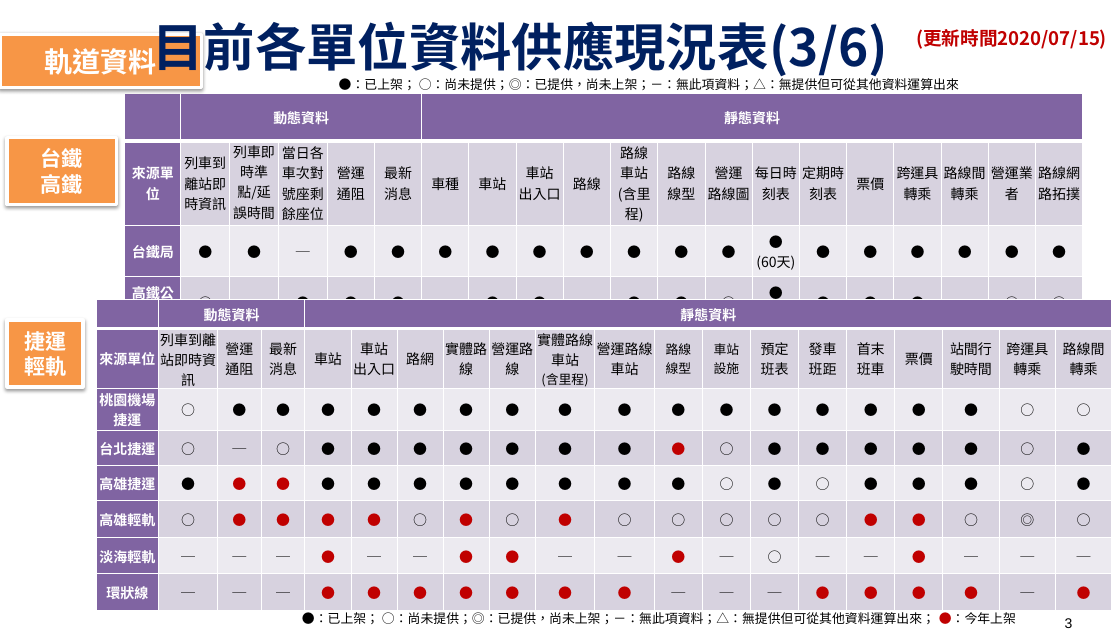
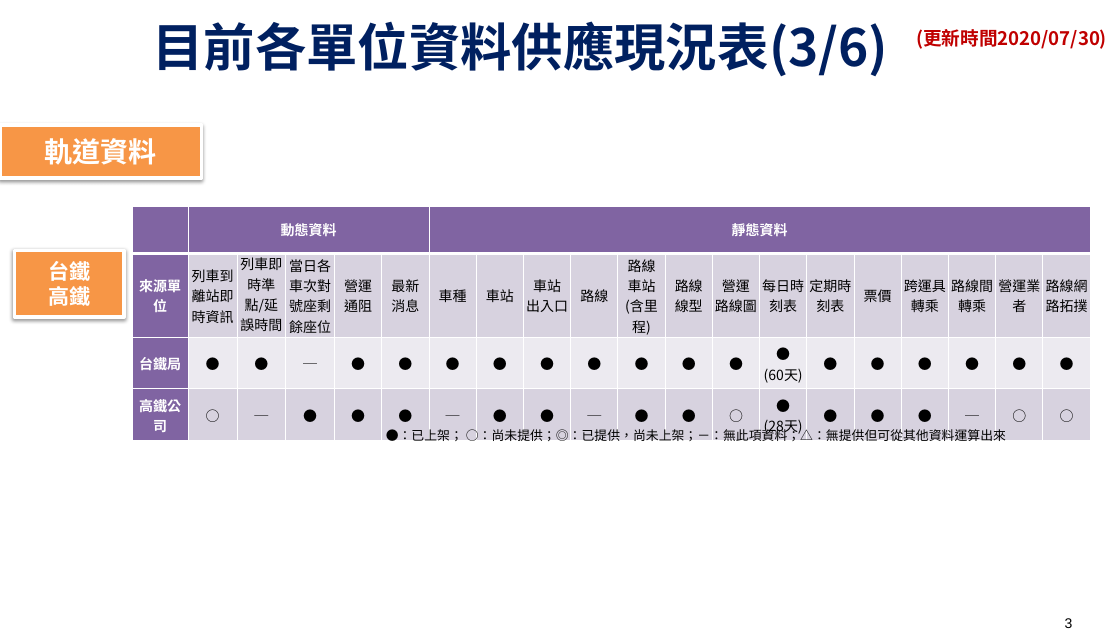
Before and after one commit to ptxmotc/data-provide-status, a slide deck: slide 3 of 各單位資料供應現況表.pptx. Drawn at 1120x630 pixels with LibreOffice and Linux fonts; fonts in the diff are those of the drawing; background and template pictures are left out. Boxes give left, top, right and bottom in pixels: in the first picture for what was removed or moved away, otherwise in the second. Text is boxed around its words. In the diff, an @@ line names an element or a change of style, - is before the commit and + after.

Commit message:
Add files via upload
北捷貓纜資料上架

```diff
--- a/各單位資料供應現況表.pptx
+++ b/各單位資料供應現況表.pptx
@@ text at [916, 29, 1107, 49]: text changed @@
-(更新時間2020/07/15)
+(更新時間2020/07/30)
@@ rectangle "軌道資料": place and size @@
-rectangle "軌道資料" at [0, 34, 202, 87]
+rectangle "軌道資料" at [0, 125, 202, 178]
@@ table: place and size @@
-table at [125, 93, 1081, 370]
+table at [132, 206, 1087, 439]
@@ rectangle "台鐵": place and size @@
-rectangle "台鐵" at [7, 138, 116, 205]
+rectangle "台鐵" at [14, 250, 124, 318]
@@ table removed at [96, 299, 1111, 611], 8 rows, 20 columns @@
- | 動態資料 |  |  | 靜態資料 |  |  |  |  |  |  |  |  |  |  |  |  |  |  | 
-來源單位 | 列車到離站即時資訊 | 營運 / 通阻 | 最新 / 消息 | 車站 | 車站 / 出入口 | 路網 | 實體路線 | 營運路線 | 實體路線 / 車站 / (含里程) | 營運路線車站 | 路線 / 線型 | 車站 / 設施 | 預定 / 班表 | 發車 / 班距 | 首末 / 班車 | 票價 | 站間行駛時間 | 跨運具轉乘 | 路線間轉乘
-桃園機場捷運 | ○ | ● | ● | ● | ● | ● | ● | ● | ● | ● | ● | ● | ● | ● | ● | ● | ● | ○ | ○
-台北捷運 | ○ | ─ | ○ | ● | ● | ● | ● | ● | ● | ● | ● | ○ | ● | ● | ● | ● | ● | ○ | ●
-高雄捷運 | ● | ● | ● | ● | ● | ● | ● | ● | ● | ● | ● | ○ | ● | ○ | ● | ● | ● | ○ | ●
-高雄輕軌 | ○ | ● | ● | ● | ● | ○ | ● | ○ | ● | ○ | ○ | ○ | ○ | ○ | ● | ● | ○ | ◎ | ○
-淡海輕軌 | ─ | ─ | ─ | ● | ─ | ─ | ● | ● | ─ | ─ | ● | ─ | ○ | ─ | ─ | ● | ─ | ─ | ─
-環狀線 | ─ | ─ | ─ | ● | ● | ● | ● | ● | ● | ● | ─ | ─ | ─ | ● | ● | ● | ● | ─ | ●
@@ rectangle removed at [7, 320, 82, 387] @@
-捷運
-輕軌
@@ text "●：已上架； ○：尚未提供；◎：已提供，尚未上架；－：無此項資料；△：無提供但可從其他資料運算出來" rewrapped from [339, 76, 959, 90] to [386, 427, 1006, 445] @@
@@ text removed at [302, 612, 1016, 624] @@
-●：已上架； ○：尚未提供；◎：已提供，尚未上架；－：無此項資料；△：無提供但可從其他資料運算出來； ●：今年上架
```
Also in this commit, not shown: 5 other slides changed, 1 slide added, 1 other file.
